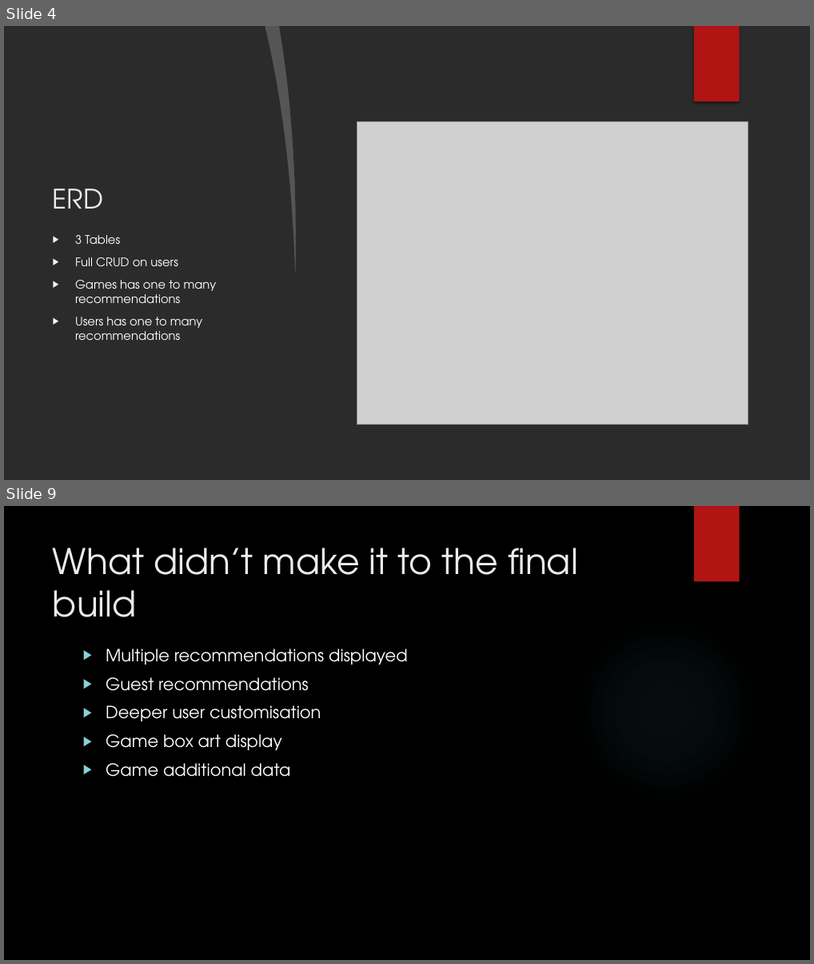
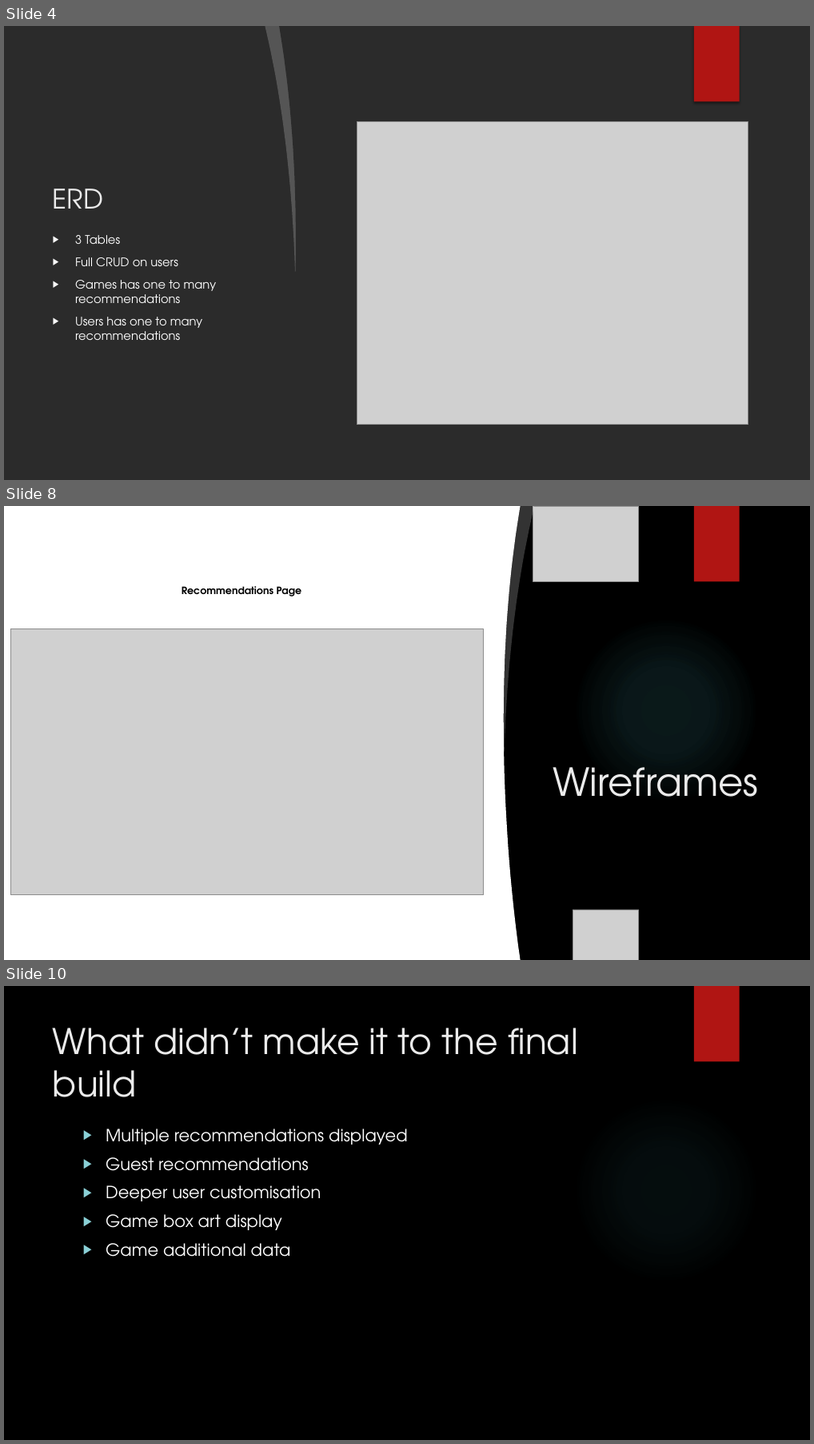
Before and after one commit to EkowTheGreat/QACstuff, a slide deck: SoloProj/Presentation.pptx. Shown one above the other, each under a label of ours: slides 4 and 9 before the commit, slides 4, 8 and 10 after it; the slides between them are not shown. The pictures are 814x964 and 814x1444 pixels, drawn with LibreOffice and Linux fonts; fonts in the diff are those of the drawing; grey boxes stand for pictures; background and template pictures are left out; a plain dark background stands for a picture behind light text. Boxes give left, top, right and bottom in pixels: in the first picture for what was removed or moved away, otherwise in the second. Text is boxed around its words. In the diff, an @@ line names an element or a change of style, - is before the commit and + after.

```diff
--- a/SoloProj/Presentation.pptx
+++ b/SoloProj/Presentation.pptx
@@ slide 8 added at (4,506,810,960), background picture (left out); not listed: 1 template element that a slide beside it also shows @@
@@ freeform shape added at (4,506,521,960), fill #FFFFFF @@
@@ freeform shape added at (498,506,534,752), fill #FFFFFF at 20% opacity @@
@@ picture added at (534,506,639,582) @@
@@ rectangle added at (694,506,740,582), fill #B01513 @@
@@ text added at (182,586,302,596), 12 pt, text #000000, bold @@
+Recommendations Page
@@ ellipse added at (574,616,759,803), fill gradient #50B9C1 @@
@@ picture added at (10,629,484,895) @@
@@ picture added at (4,683,270,960) @@
@@ picture added at (4,697,105,854) @@
@@ title added at (553,767,758,796), 46 pt, text #EBEBEB @@
+Wireframes
@@ picture added at (574,909,639,960) @@
@@ what was slide 9 is now slide 10 @@
```
Also in this commit, not shown: 5 slides changed, 2 other slides added, 1 slide removed.
